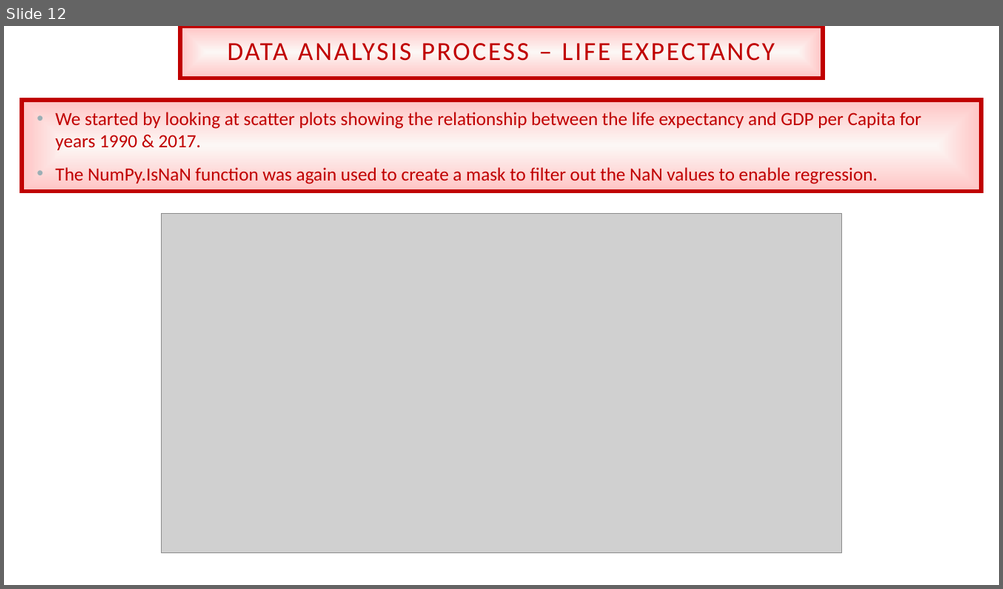
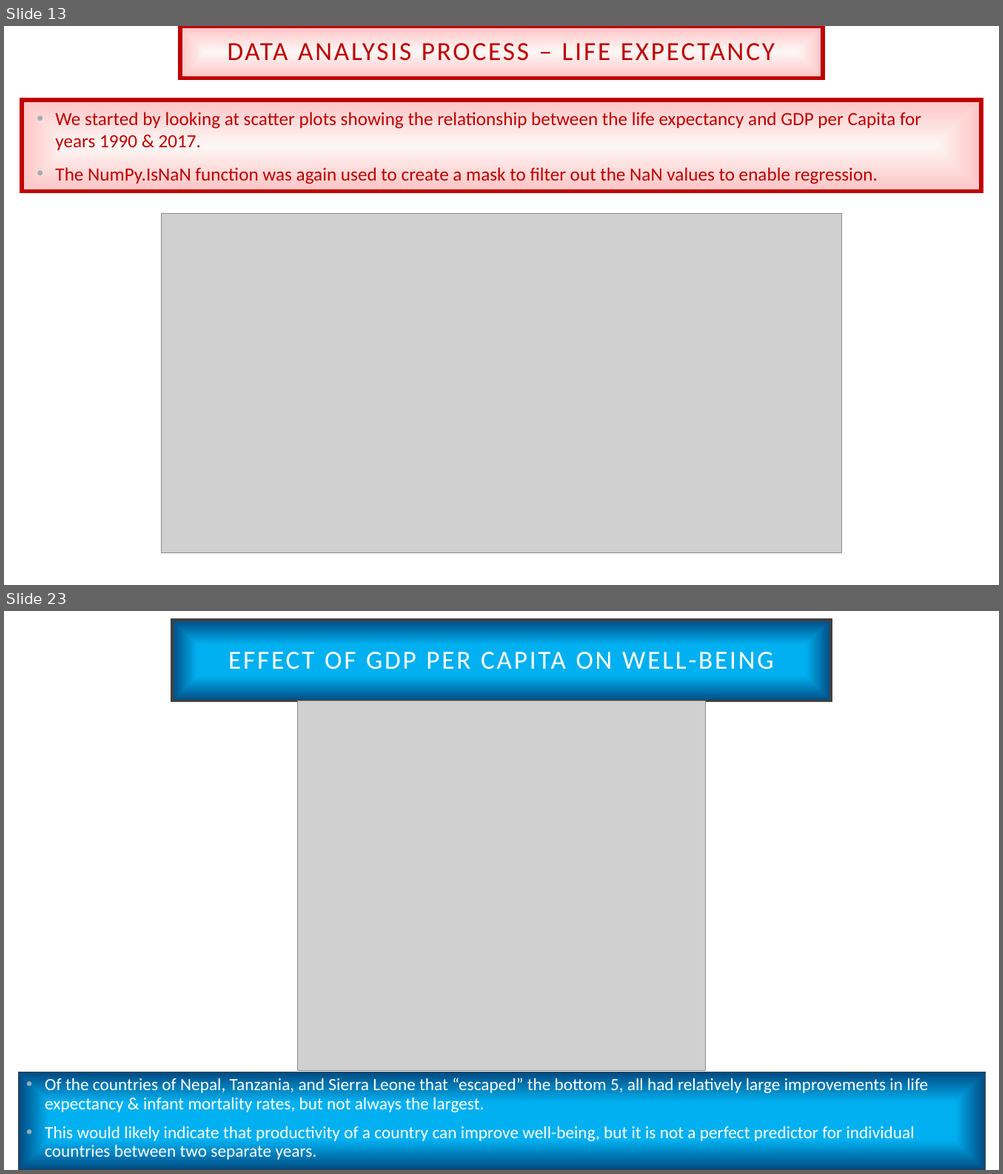
Before and after one commit to TVanEyck/Project1, a slide deck: Impacts of Trade on National Productivity and Well-Being.pptx. Shown one above the other, each under a label of ours: slide 12 before the commit, slides 13 and 23 after it; the slides between them are not shown. The pictures are 1003x589 and 1003x1174 pixels, drawn with LibreOffice and Linux fonts; fonts in the diff are those of the drawing; grey boxes stand for pictures; background and template pictures are left out. Boxes give left, top, right and bottom in pixels: in the first picture for what was removed or moved away, otherwise in the second. Text is boxed around its words. In the diff, an @@ line names an element or a change of style, - is before the commit and + after.

```diff
--- a/Impacts of Trade on National Productivity and Well-Being.pptx
+++ b/Impacts of Trade on National Productivity and Well-Being.pptx
@@ slide 23 added at box(4, 611, 999, 1170), background picture (left out) @@
@@ title added at box(172, 620, 831, 701), fill gradient #00B0F0 to #004A82, outline #404040 2.5 pt, 25.2 pt, text #FFFFFF @@
+EFFECT OF GDP PER CAPITA ON WELL-BEING
@@ picture added at box(297, 701, 706, 1071) @@
@@ text added at box(19, 1073, 985, 1170), fill gradient #00B0F0 to #004A82, outline #404040 0.75 pt, 16.6 pt, text #FFFFFF @@
+• Of the countries of Nepal, Tanzania, and Sierra Leone that “escaped” the bottom 5, all had relatively large improvements in life expectancy & infant mortality rates, but not always the largest.
+• This would likely indicate that productivity of a country can improve well-being, but it is not a perfect predictor for individual countries between two separate years.
@@ what was slide 12 is now slide 13 @@
```
Also in this commit, not shown: 1 slide changed, 9 other slides added, 4 other files.
